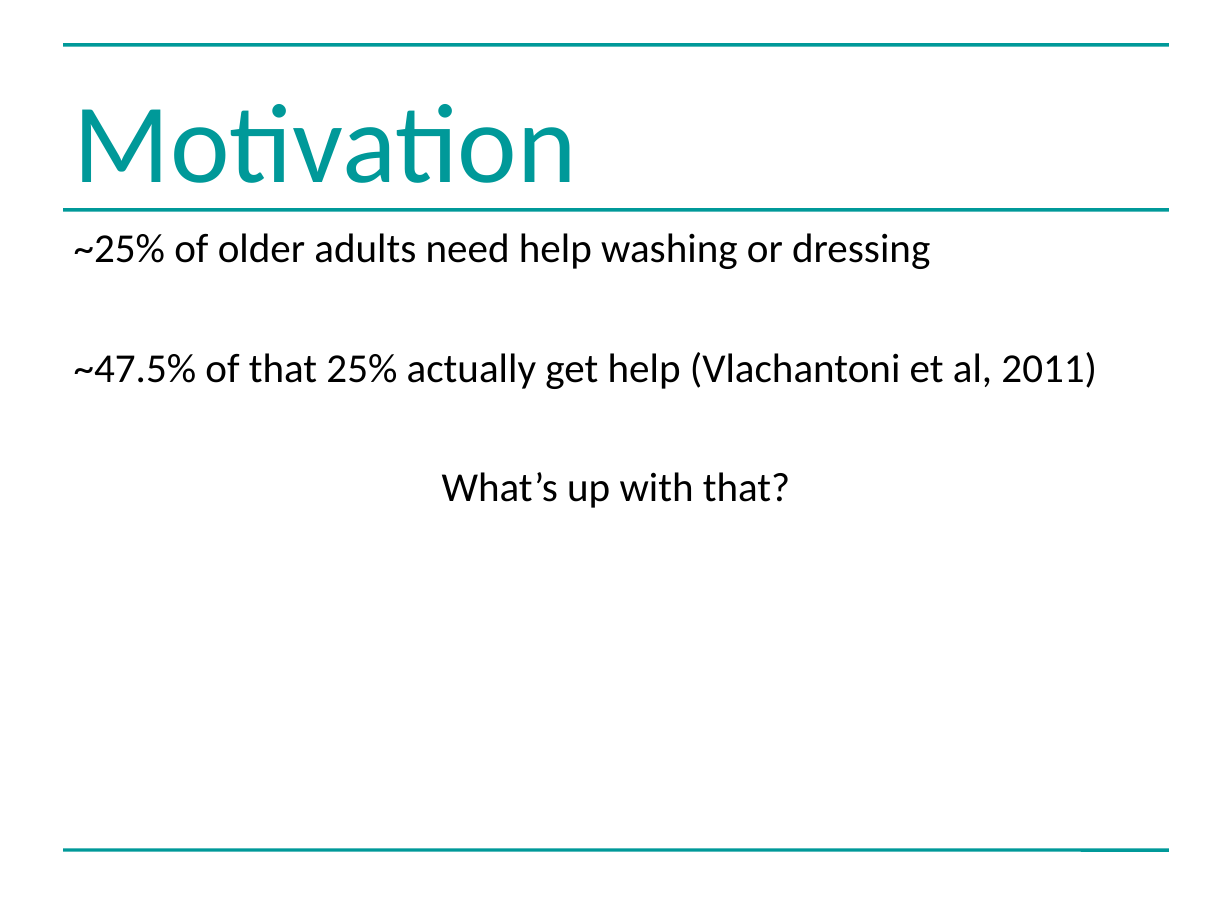
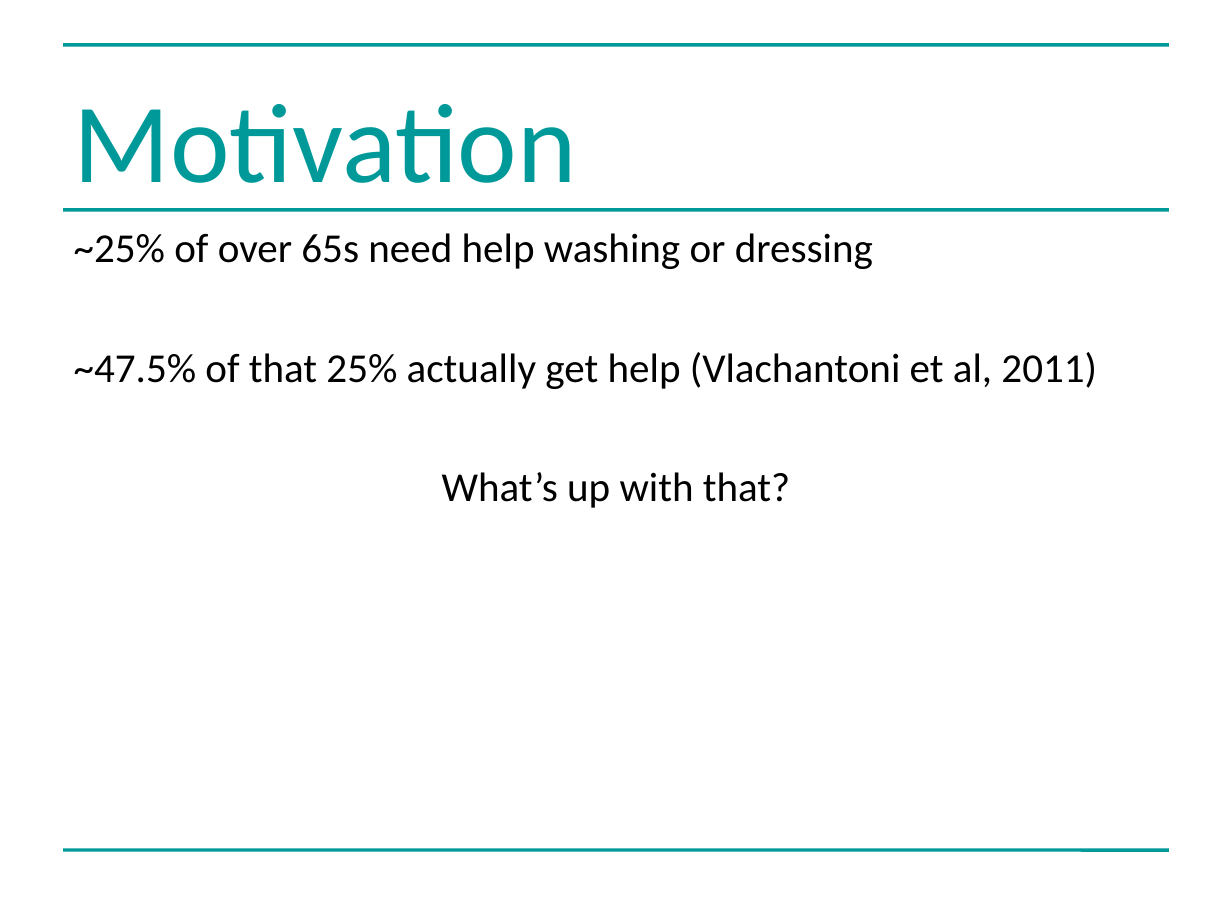
Before and after one commit to greenape/bsps2015, a slide deck: slide 4 of presentation/risky_aging_bsps.ppt. Drawn at 1232x924 pixels with LibreOffice and Linux fonts; fonts in the diff are those of the drawing. Boxes give left, top, right and bottom in pixels: in the first picture for what was removed or moved away, otherwise in the second. Text is boxed around its words. In the diff, an @@ line names an element or a change of style, - is before the commit and + after.

```diff
--- a/presentation/risky_aging_bsps.ppt
+++ b/presentation/risky_aging_bsps.ppt
@@ text at [74, 233, 873, 269]: text changed @@
-~25% of older adults need help washing or dressing
+~25% of over 65s need help washing or dressing
```
Also in this commit, not shown: 5 other slides changed, 4 slides added, 2 slides removed.
